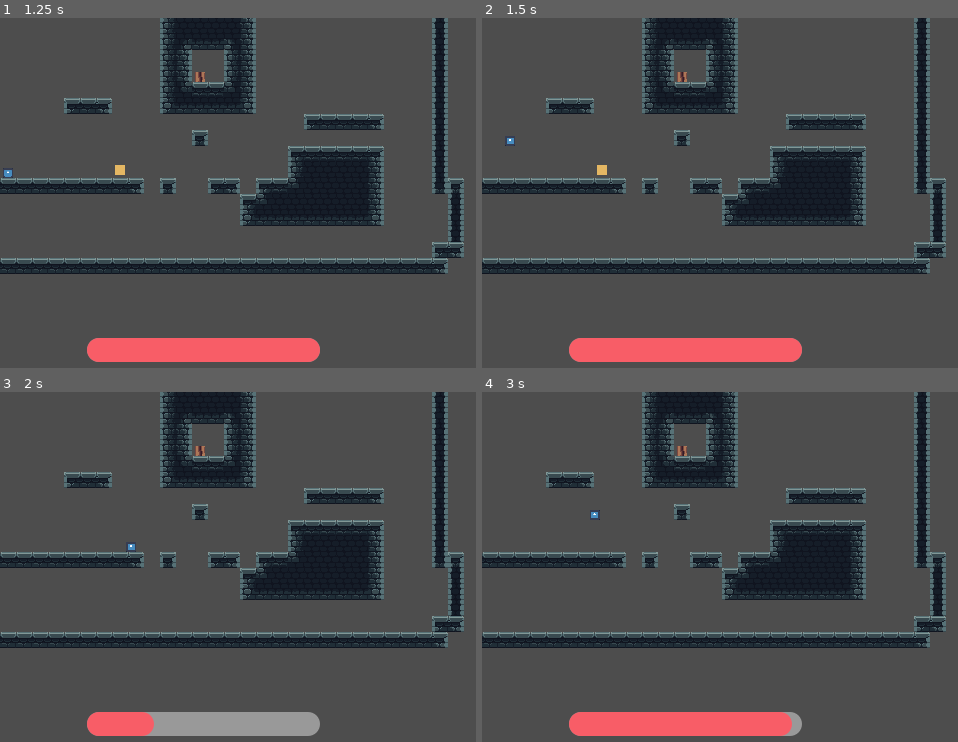
Above: before the commit, frames 1-4 (two rows, left to right).
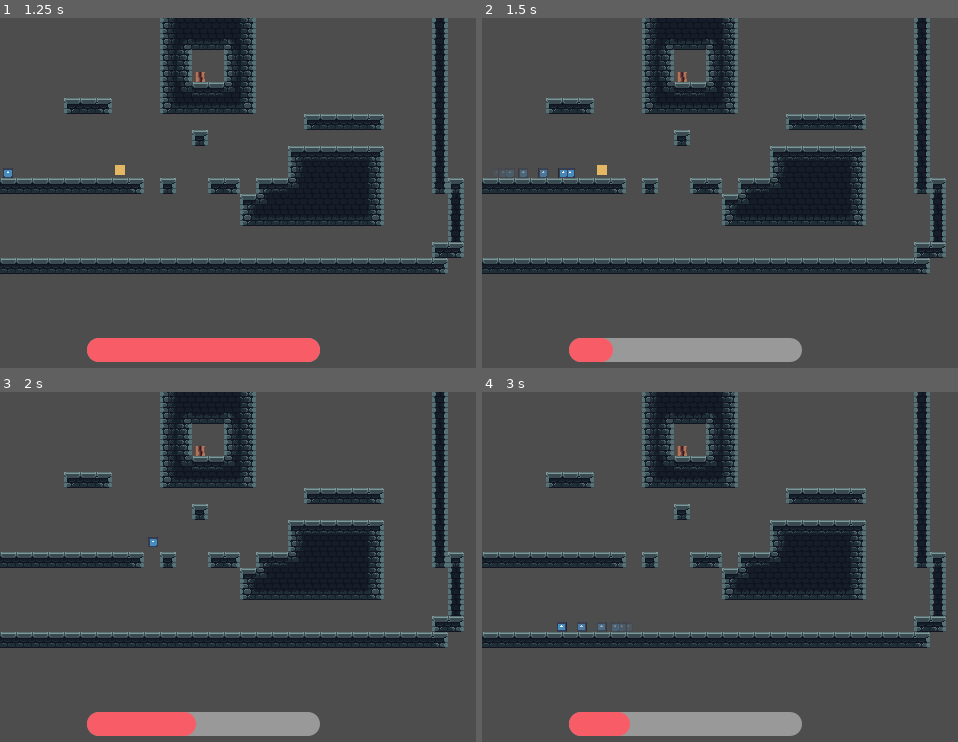
Above: after the commit, the same moments.

Repository: Robocraft999/ScalesToScale
Game: Godot game, scene res://scenes/root.tscn
The game is run twice, just before and just after one commit, with the same random seed, the same clock (stepped at 60 frames per second) and the same inputs. The engine's default icon, where the game draws it, is replaced by a stand-in: a white triangle on a blue panel in a dark square.
Inputs (mouse positions are in pixels of both pictures, inside the frame that each line leads up to):
- Up to frame 1 (1.25 s): click "Start Game" at 0.5 s
- Up to frame 2 (1.5 s): tap Enter at 1.25 s; move the mouse to (943, 179) at 1.27 s; hold D (move_right) from 1.28 s (still down); hold Space (dash, bound only after the commit) from 1.28 s (still down); click (943, 179) at 1.42 s
- Up to frame 3 (2 s): keep holding D (move_right); keep holding Space (dash, bound only after the commit); tap Up (jump) at 1.52 s; tap X (dash, bound only before the commit) at 1.55 s
- Up to frame 4 (3 s): release D (move_right) at 2 s; release Space (dash, bound only after the commit) at 2 s; drag from (672, 591) to (772, 644) at 2.02 s; move the mouse to (867, 493) at 2.77 s; hold A (move_left) from 2.78 s (still down); hold Space (dash, bound only after the commit) from 2.78 s (still down)

Frame 1 is identical in both runs. In frame 2, 2.9% of the frame differs, in the area x 4-68%, y 34-99%; in frame 3, 0.7%; in frame 4, 2.5%.

Commit message:
changed keybinds

Diff:
--- a/project.godot
+++ b/project.godot
@@ -33,8 +33,7 @@
 
 jump={
 "deadzone": 0.5,
-"events": [Object(InputEventKey,"resource_local_to_scene":fa …(140 unchanged characters)… d":false,"keycode":0,"physical_keycode":32,"key_label":0,"unicode":32,"location":0,"echo":false,"script":null)
-, Object(InputEventKey,"resource_local_to_scene":false,"resource_name":"","device":-1,"window_id":0,"alt_pressed":false,"shift_pressed":false,"ctrl_pressed":false,"meta_pressed":false,"pressed":false,"keycode":0,"physical_keycode":4194320,"key_label":0,"unicode":0,"location":0,"echo":false,"script":null)
+"events": [Object(InputEventKey,"resource_local_to_scene":fa …(140 unchanged characters)… d":false,"keycode":0,"physical_keycode":4194320,"key_label":0,"unicode":0,"location":0,"echo":false,"script":null)
 , Object(InputEventKey,"resource_local_to_scene":false,"resource_name":"","device":-1,"window_id":0,"alt_pressed":false …(183 unchanged characters)…
 ]
 }
@@ -50,14 +49,14 @@
 , Object(InputEventKey,"resource_local_to_scene":false,"resource_name":"","device":-1,"window_id":0,"alt_pressed":false …(186 unchanged characters)…
 ]
 }
-dash={
-"deadzone": 0.5,
-"events": [Object(InputEventKey,"resource_local_to_scene":false,"resource_name":"","device":-1,"window_id":0,"alt_pressed":false,"shift_pressed":false,"ctrl_pressed":false,"meta_pressed":false,"pressed":false,"keycode":0,"physical_keycode":88,"key_label":0,"unicode":120,"location":0,"echo":false,"script":null)
-]
-}
 mouse_left={
 "deadzone": 0.5,
 "events": [Object(InputEventMouseButton,"resource_local_to_scene":false,"resource_name":"","device":-1,"window_id":0,"a …(258 unchanged characters)…
+]
+}
+dash={
+"deadzone": 0.5,
+"events": [Object(InputEventKey,"resource_local_to_scene":false,"resource_name":"","device":-1,"window_id":0,"alt_pressed":false,"shift_pressed":false,"ctrl_pressed":false,"meta_pressed":false,"pressed":false,"keycode":0,"physical_keycode":32,"key_label":0,"unicode":32,"location":0,"echo":false,"script":null)
 ]
 }
 mouse_wheel_up={
